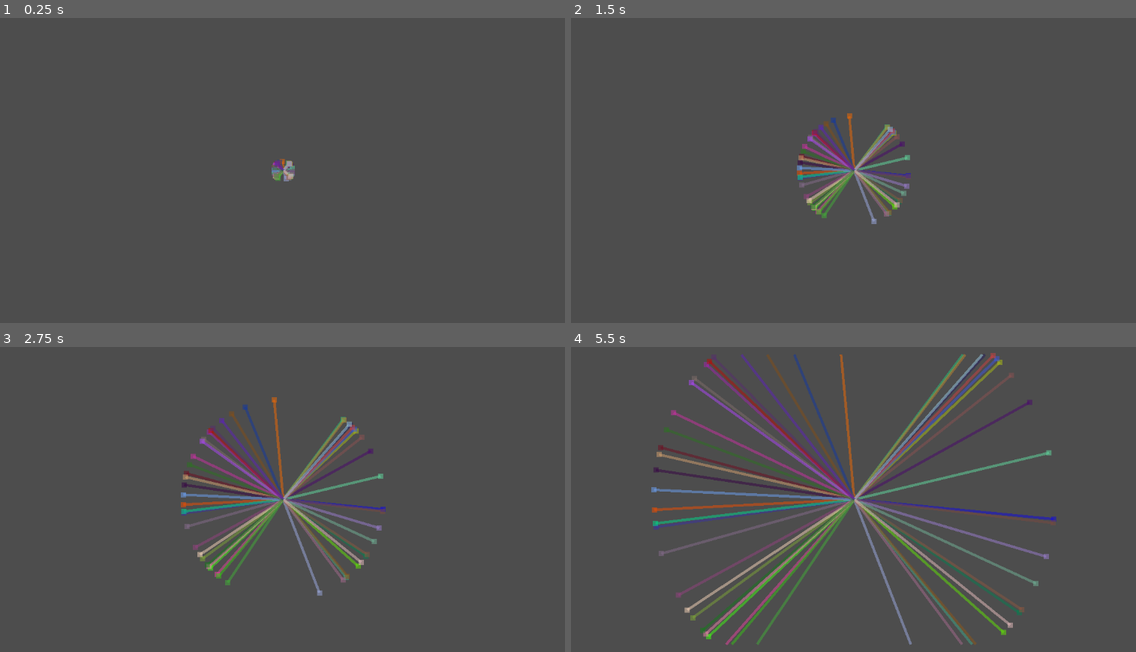
Above: before the commit, frames 1-4 (two rows, left to right).
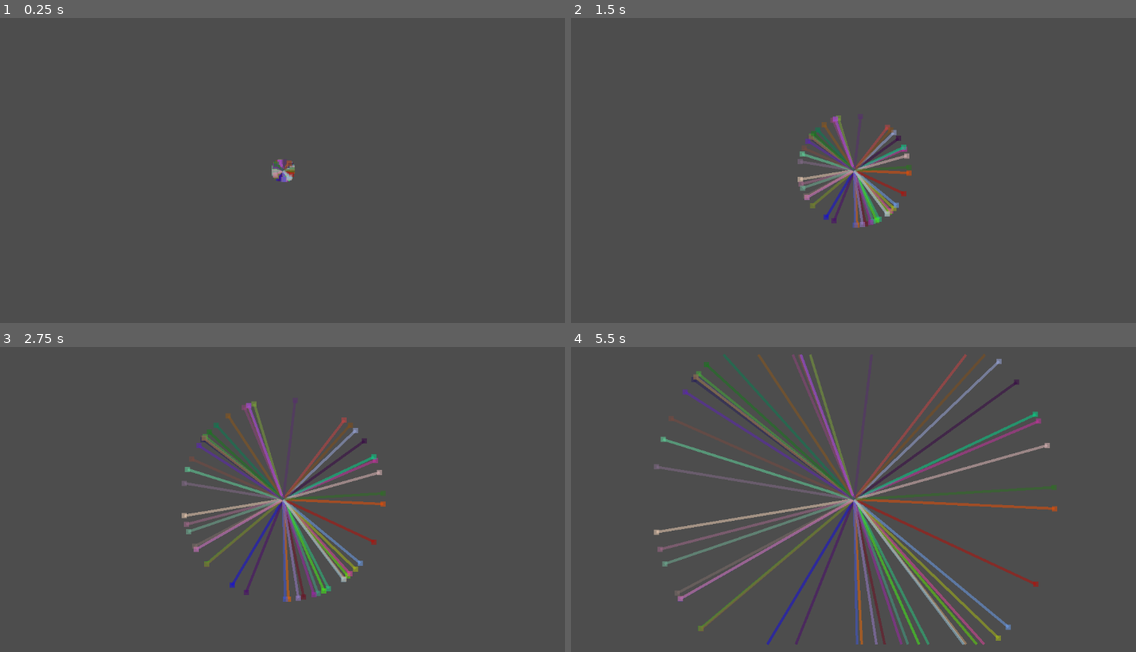
Above: after the commit, the same moments.

Repository: oman276/CS-383-Assignments
Game: Godot game, scene res://scenes/Empty.tscn
Same seed, same stepped clock (60 frames per second), same inputs: the game is played once before the commit and once after it.
Inputs (mouse positions are in pixels of both pictures, inside the frame that each line leads up to):
- Up to frame 1 (0.25 s): no input
- Up to frame 2 (1.5 s): move the mouse to (983, 152) at 0.52 s; hold D (topdown_move_right) from 0.53 s (still down); click (983, 152) at 0.6 s; tap W (topdown_move_up) at 0.77 s; move the mouse to (734, 188) at 1.27 s; click (734, 188) at 1.35 s
- Up to frame 3 (2.75 s): tap W (topdown_move_up) at 1.52 s; move the mouse to (344, 426) at 2.02 s; release D (topdown_move_right) at 2.03 s; hold A (topdown_move_left) from 2.03 s (still down); click (344, 426) at 2.1 s
- Up to frame 4 (5.5 s): move the mouse to (825, 566) at 2.77 s; release A (topdown_move_left) at 2.78 s; hold D (topdown_move_right) 2.78-4.28 s; click (825, 566) at 2.85 s; tap W (topdown_move_up) at 3.02, 3.77, 4.52 s; move the mouse to (1034, 551) at 3.52 s; click (1034, 551) at 3.6 s; move the mouse to (672, 447) at 4.27 s; hold A (topdown_move_left) 4.28-5.03 s; click (672, 447) at 4.35 s; move the mouse to (881, 499) at 5.02 s; hold D (topdown_move_right) from 5.03 s (still down); click (881, 499) at 5.1 s

The runs differ from the first frame. In frame 1, 0.3% of the frame differs, in the area x 48-53%, y 46-54%; in frame 2, 3.7%; in frame 3, 8.6%; in frame 4, 19%, in the area x 14-87%, y 1-98%.

Commit message:
more nan protectiosn

Diff:
--- a/assignment_3/teamwork-ml/scripts/agent.gd
+++ b/assignment_3/teamwork-ml/scripts/agent.gd
@@ -37,6 +37,8 @@
 	path_line.add_point(global_position, 0)
 	path_line.add_point(Vector2.ZERO, 1)
 
+	velocity = Vector2(randf_range(-1.0, 1.0), randf_range(-1.0, 1.0)).normalized() * speed
+
 
 func _physics_process(_delta: float) -> void:
 	if current_state == AgentState.INACTIVE:
@@ -62,6 +64,9 @@
 	direction.x += randf_range(-maxDeviation, maxDeviation)
 	direction.y += randf_range(-maxDeviation, maxDeviation)
 	direction = direction.normalized()
+	if direction == Vector2.ZERO or is_nan(direction.x) or is_nan(direction.y):
+		push_warning("Agent %d computed invalid direction vector, assigning random direction: %s" % [get_instance_id(), direction])
+		direction = Vector2(randf_range(-1.0, 1.0), randf_range(-1.0, 1.0)).normalized()
 	velocity = direction * speed
 	path_line.add_point(global_position, 1)
 
